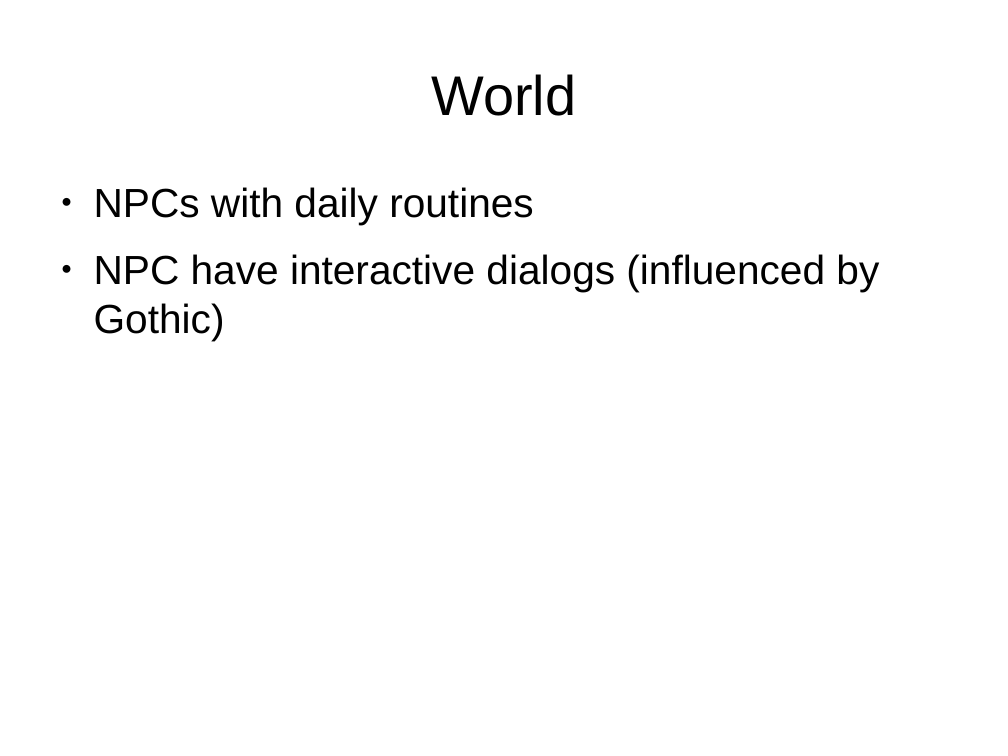
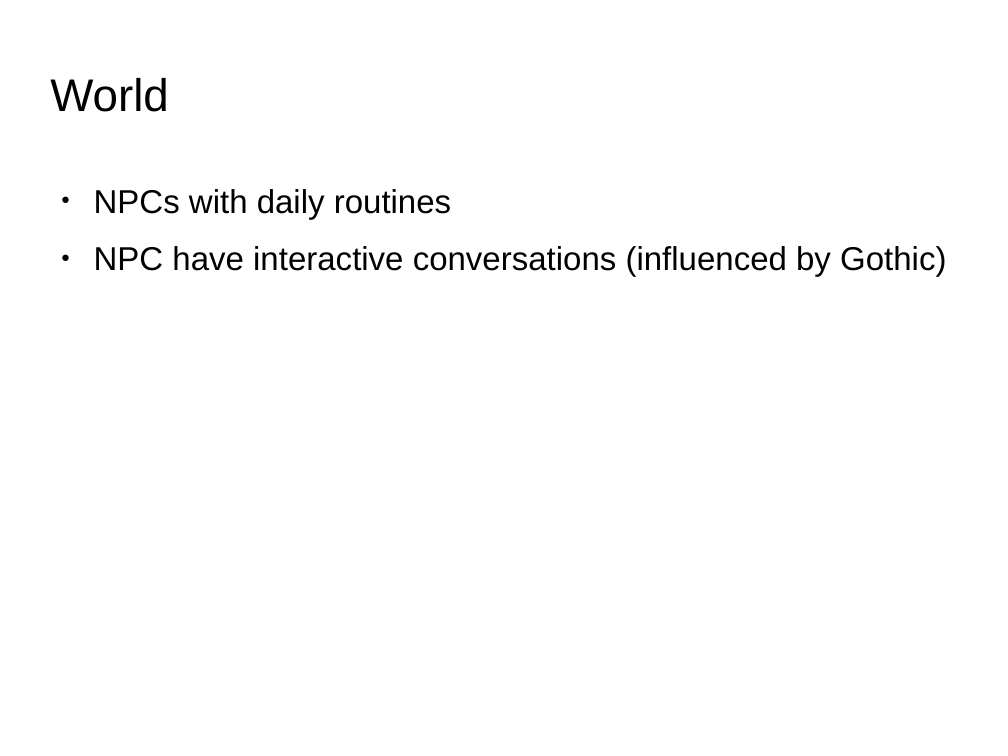
Before and after one commit to tdauth/dmdf, a slide deck: slide 13 of doc/presentation.odp (slide 9 before the commit). Drawn at 1008x756 pixels with LibreOffice and Linux fonts; fonts in the diff are those of the drawing; background and template pictures are left out. Boxes give left, top, right and bottom in pixels: in the first picture for what was removed or moved away, otherwise in the second. Text is boxed around its words. In the diff, an @@ line names an element or a change of style, - is before the commit and + after.

Commit message:
Translation, Arena rules, updated Arena object data and added NPCs

```diff
--- a/doc/presentation.odp
+++ b/doc/presentation.odp
@@ title "World": place and size @@
-title "World" at [431,74,576,116]
+title "World" at [50,78,168,112]
@@ title "World" at [50,78,168,112]: size 44 to 36 pt; alignment centre to left @@
@@ text at [94,189,451,219]: size 32 to 26 pt in "NPCs with daily routines" @@
@@ text at [94,246,946,277]: text changed; size 32 to 26 pt @@
-● NPC have interactive dialogs (influenced by Gothic)
+● NPC have interactive conversations (influenced by Gothic)
```
Also in this commit, not shown: 9 other slides changed, 5 slides added, 7 other files.
